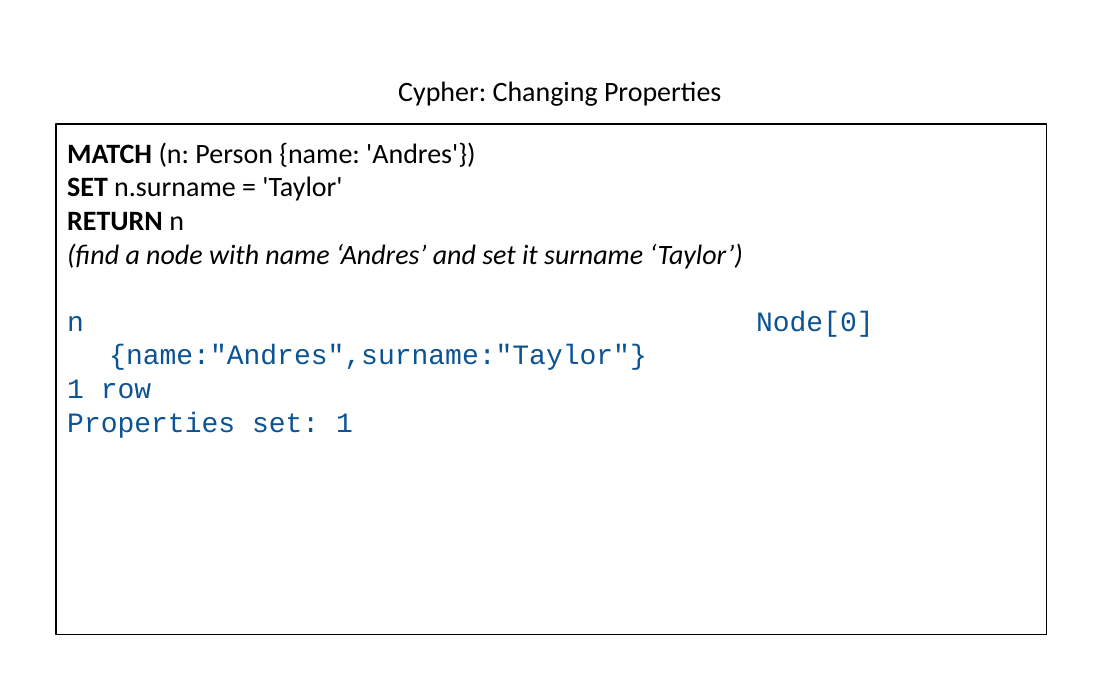
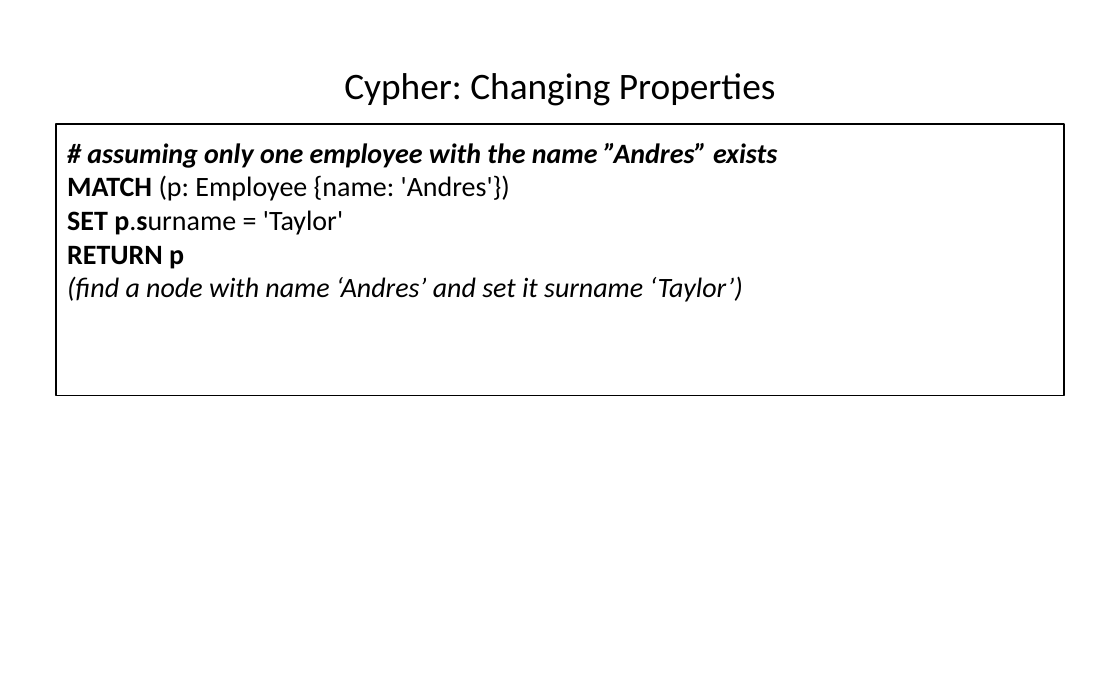
Before and after one commit to hogeschool/INFDEV026B, a slide deck: slide 33 of 2018-2019/build/Lecture 5.pptx (slide 30 before the commit). Drawn at 1120x700 pixels with LibreOffice and Linux fonts; fonts in the diff are those of the drawing. Boxes give left, top, right and bottom in pixels: in the first picture for what was removed or moved away, otherwise in the second. Text is boxed around its words. In the diff, an @@ line names an element or a change of style, - is before the commit and + after.

```diff
--- a/2018-2019/build/Lecture 5.pptx
+++ b/2018-2019/build/Lecture 5.pptx
@@ title "Cypher: Changing Properties" at box(344, 73, 775, 106): size 18 to 24 pt @@
@@ text "# assuming only one employee ...": place and size @@
-text "# assuming only one employee ..." at box(56, 124, 1047, 635)
+text "# assuming only one employee ..." at box(56, 124, 1064, 396)
@@ text at box(67, 143, 777, 269): text changed; bold on @@
-MATCH (n: Person {name: 'Andres'})
-SET n.surname = 'Taylor'
-RETURN n
+# assuming only one employee with the name ”Andres” exists
+MATCH (p: Employee {name: 'Andres'})
+SET p.surname = 'Taylor'
+RETURN p
@@ text at box(67, 316, 647, 438): paragraphs removed @@
-n Node[0]{name:"Andres",surname:"Taylor"}
-1 row
-Properties set: 1
```
Also in this commit, not shown: 24 other slides changed, 3 slides added, 1 slide removed.
